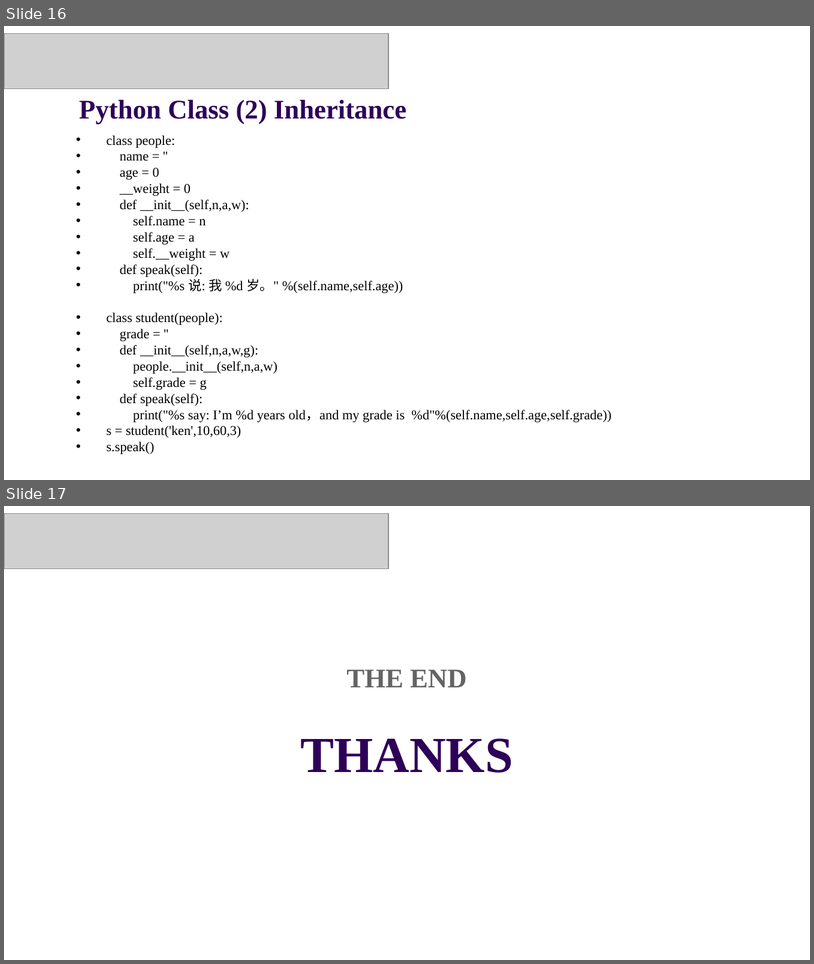
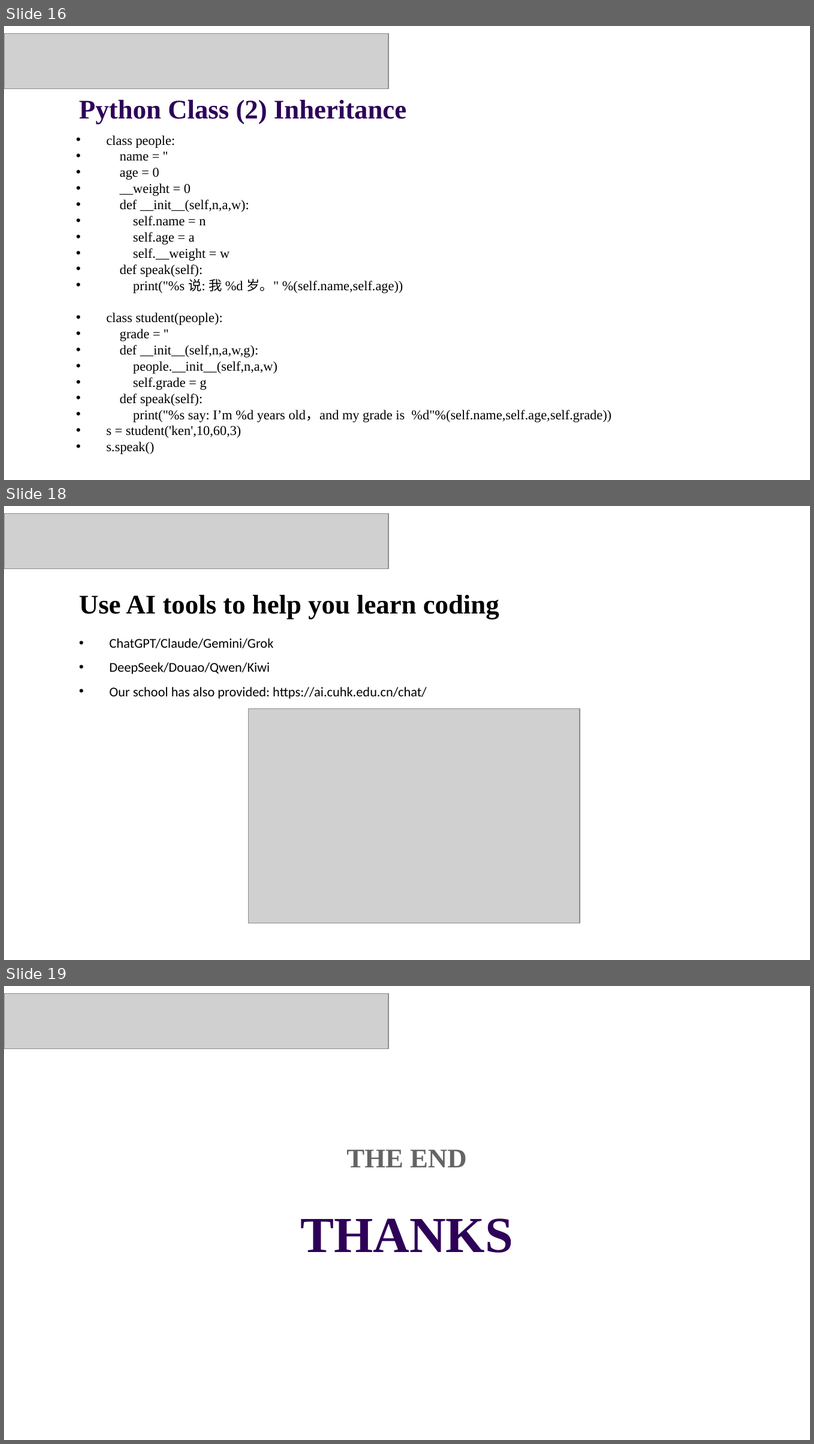
Before and after one commit to Guiliang/courses, a slide deck: cuhk-csc-1004/slides/CSC1004 Tutorial 8.pptx. Shown one above the other, each under a label of ours: slides 16 and 17 before the commit, slides 16, 18 and 19 after it; the slides between them are not shown. The pictures are 814x964 and 814x1444 pixels, drawn with LibreOffice and Linux fonts; fonts in the diff are those of the drawing; grey boxes stand for pictures; background and template pictures are left out. Boxes give left, top, right and bottom in pixels: in the first picture for what was removed or moved away, otherwise in the second. Text is boxed around its words. In the diff, an @@ line names an element or a change of style, - is before the commit and + after.

```diff
--- a/cuhk-csc-1004/slides/CSC1004 Tutorial 8.pptx
+++ b/cuhk-csc-1004/slides/CSC1004 Tutorial 8.pptx
@@ slide 18 added at [4, 506, 810, 960], background picture (left out) @@
@@ picture added at [4, 513, 389, 568] @@
@@ text added at [79, 595, 500, 619], 24 pt, text #000000, bold @@
+Use AI tools to help you learn coding
@@ text added at [110, 638, 427, 699], 12 pt, text #000000 @@
+• ChatGPT/Claude/Gemini/Grok
+• DeepSeek/Douao/Qwen/Kiwi
+• Our school has also provided: https://ai.cuhk.edu.cn/chat/
@@ picture added at [248, 708, 580, 922] @@
@@ what was slide 17 is now slide 19 @@
```
Also in this commit, not shown: 5 slides changed, 1 other slide added, 2 other files.
